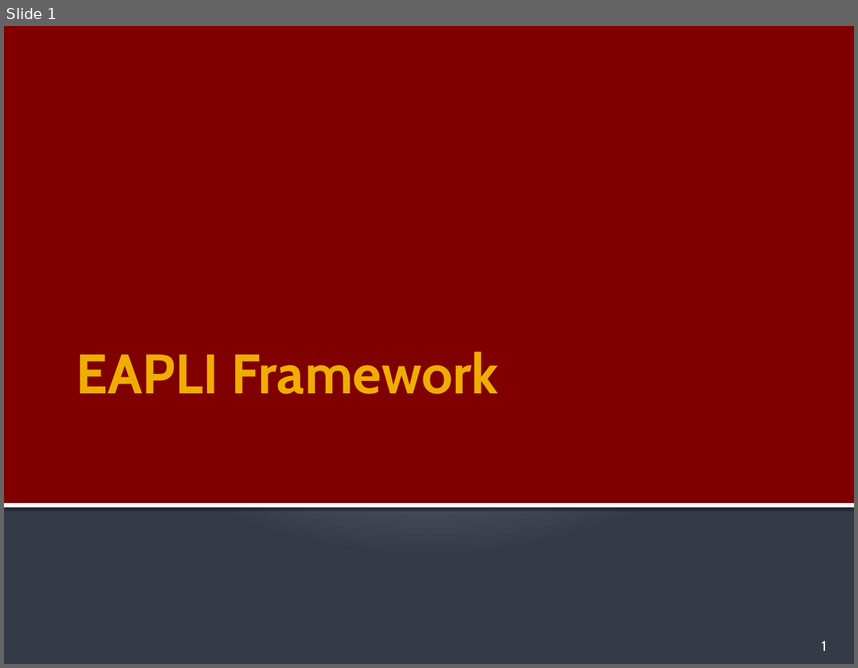
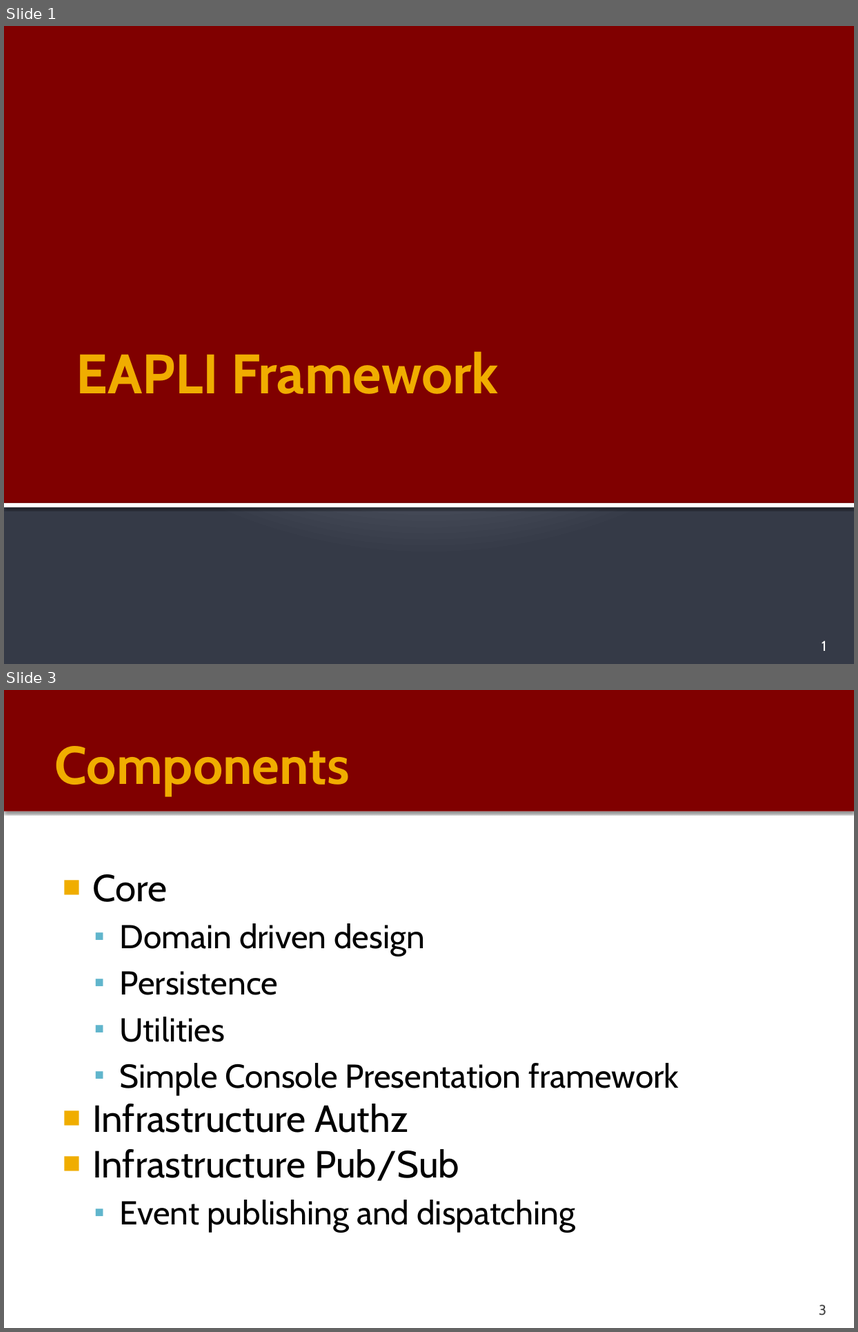
Before and after one commit to PauloGandraSousa/eapliframework, a slide deck: documentation/eapli.framework-Tech-Description.pptx. Shown one above the other, each under a label of ours: slide 1 before the commit, slides 1 and 3 after it; the slides between them are not shown. The pictures are 858x668 and 858x1332 pixels, drawn with LibreOffice and Linux fonts; fonts in the diff are those of the drawing. Boxes give left, top, right and bottom in pixels: in the first picture for what was removed or moved away, otherwise in the second. Text is boxed around its words. In the diff, an @@ line names an element or a change of style, - is before the commit and + after.

Commit message:
updated documentation for persistence and event pub/sub

```diff
--- a/documentation/eapli.framework-Tech-Description.pptx
+++ b/documentation/eapli.framework-Tech-Description.pptx
@@ slide 3 added at (4,690,854,1328), background #FFFFFF @@
@@ rectangle added at (4,690,854,811), fill #800000 @@
@@ title added at (55,746,350,796), 45 pt, text #F0AD00, bold @@
+Components
@@ rectangle added at (4,807,854,811), fill #FFFFFF @@
@@ text added at (92,874,679,1232), 28 pt, text #000000 @@
+■ Core
+  ▪ Domain driven design
+  ▪ Persistence
+  ▪ Utilities
+  ▪ Simple Console Presentation framework
+■ Infrastructure Authz
+■ Infrastructure Pub/Sub
+  ▪ Event publishing and dispatching
@@ page number added at (819,1304,826,1315), 12 pt, text #454545 @@
+3
```
Also in this commit, not shown: 11 slides changed, 14 other slides added, 3 slides removed, 5 other files.
